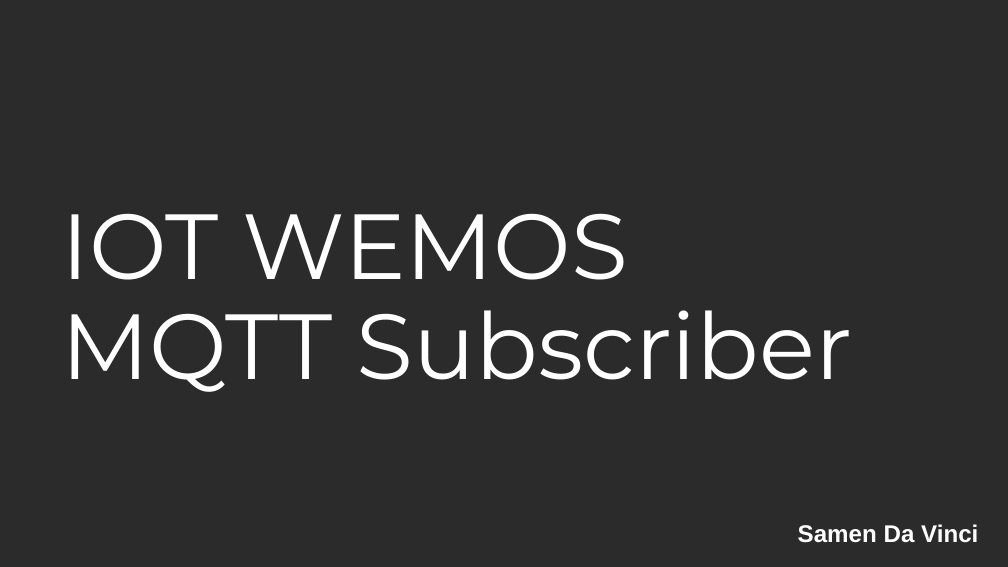
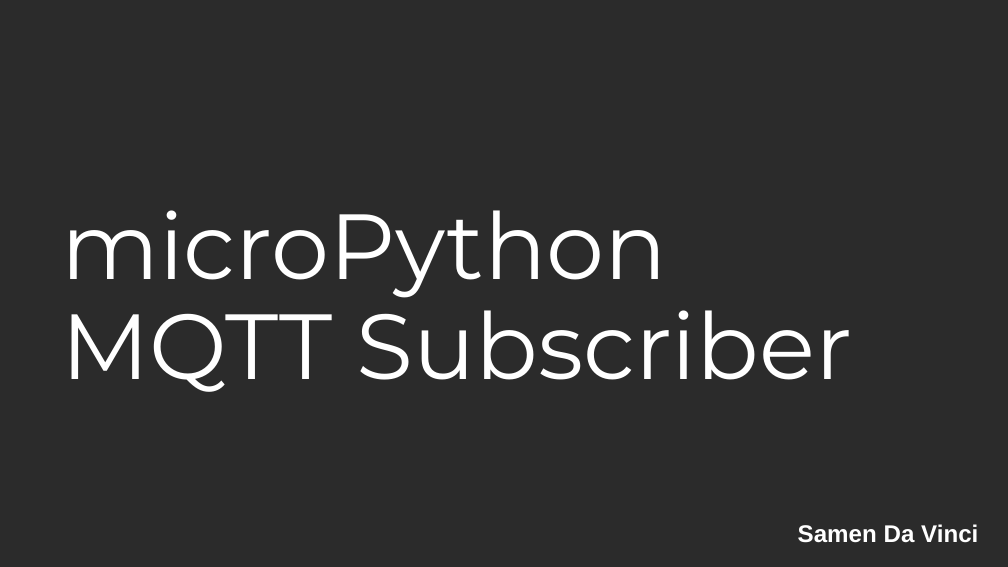
Before and after one commit to ArjanKam/Onderwijs, a slide deck: slide 1 of L03P01 - Smart Technology - microPython 3 - Github, Organiseren en MQTT/Hst 10 - microPython MQTT_Subscriber.pptx. Drawn at 1008x567 pixels with LibreOffice and Linux fonts; fonts in the diff are those of the drawing; background and template pictures are left out; a plain dark background stands for a picture behind light text. Boxes give left, top, right and bottom in pixels: in the first picture for what was removed or moved away, otherwise in the second. Text is boxed around its words. In the diff, an @@ line names an element or a change of style, - is before the commit and + after.

```diff
--- a/L03P01 - Smart Technology - microPython 3 - Github, Organiseren en MQTT/Hst 10 - microPython MQTT_Subscriber.pptx
+++ b/L03P01 - Smart Technology - microPython 3 - Github, Organiseren en MQTT/Hst 10 - microPython MQTT_Subscriber.pptx
@@ title at (x1=61, y1=210, x2=852, y2=392): text changed @@
-IOT WEMOS
-MQTT Subscriber
+microPython
+MQTT Subscriber
```
Also in this commit, not shown: 1 other slide changed, 7 slides removed, 9 other files.
